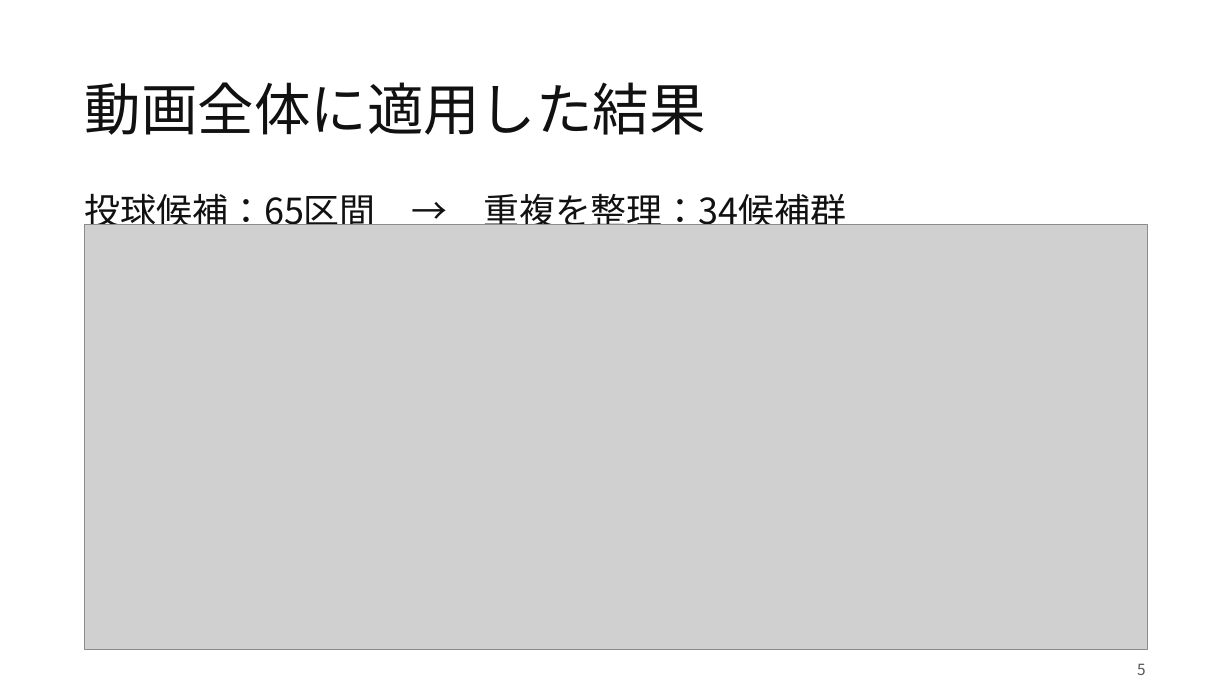
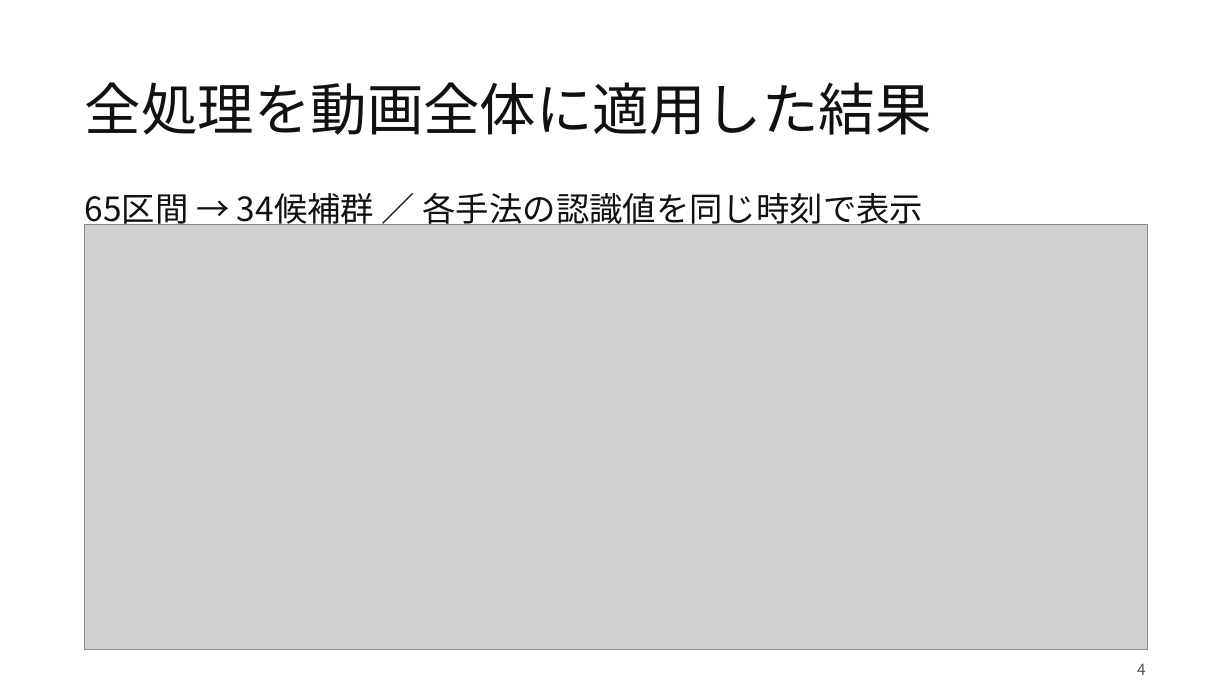
Before and after one commit to Yu-Tanahashi1226/----B-py, a slide deck: slide 4 of presentations/20261030/M棚橋261030.pptx (slide 5 before the commit). Drawn at 1232x693 pixels with LibreOffice and Linux fonts; fonts in the diff are those of the drawing; grey boxes stand for pictures. Boxes give left, top, right and bottom in pixels: in the first picture for what was removed or moved away, otherwise in the second. Text is boxed around its words. In the diff, an @@ line names an element or a change of style, - is before the commit and + after.

```diff
--- a/presentations/20261030/M棚橋261030.pptx
+++ b/presentations/20261030/M棚橋261030.pptx
@@ title at [85,82,932,135]: text changed @@
-動画全体に適用した結果
+全処理を動画全体に適用した結果
@@ text at [85,193,924,229]: text changed; size 28 to 26 pt @@
-投球候補：65区間 → 重複を整理：34候補群
+65区間 → 34候補群 ／ 各手法の認識値を同じ時刻で表示
@@ text at [1137,663,1146,675]: text changed @@
-5
+4
```
Also in this commit, not shown: 2 other slides changed, 9 slides added, 8 slides removed, 9 other files.
